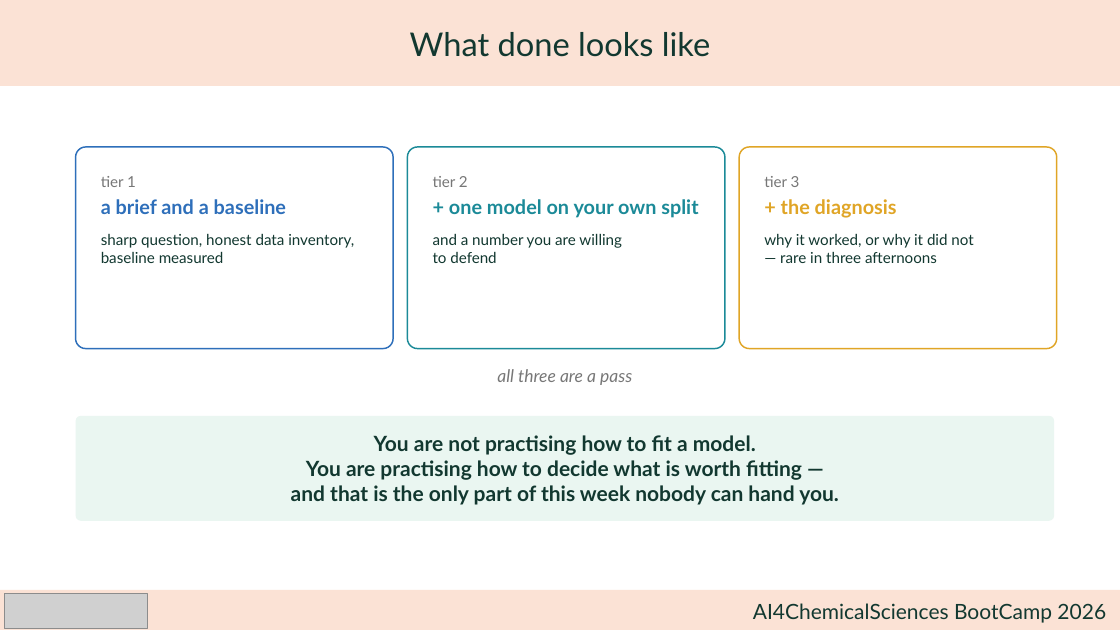
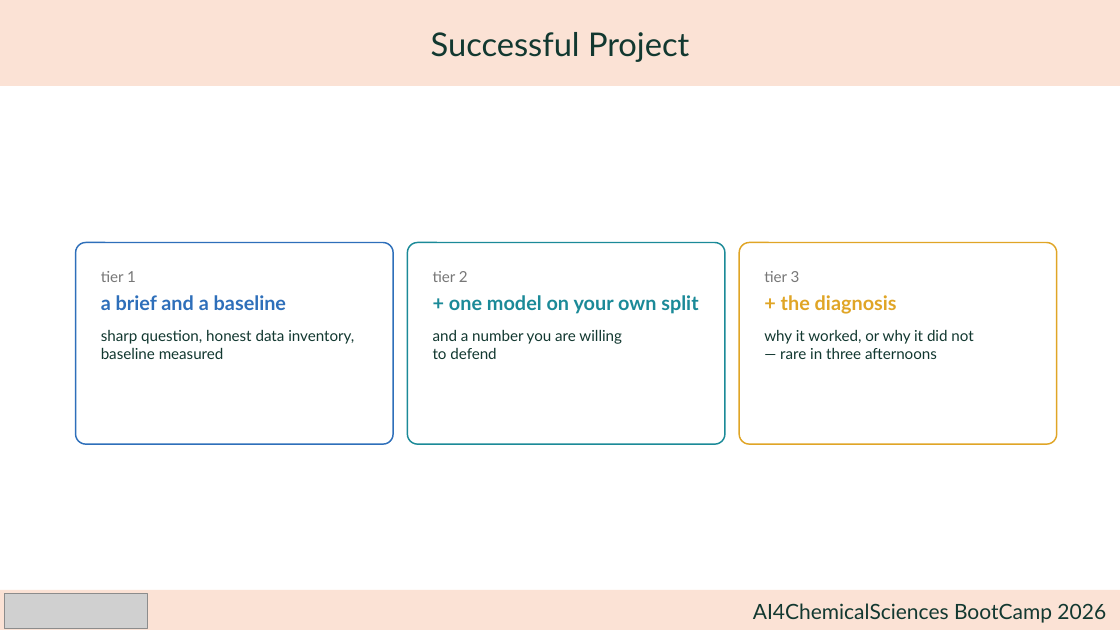
Before and after one commit to julschleinitz/ai4chemistry-bootcamp, a slide deck: slide 20 of personnal_project_1/hackathon_kickoff-frame-your-project_vf.pptx (slide 21 before the commit). Drawn at 1120x630 pixels with LibreOffice and Linux fonts; fonts in the diff are those of the drawing; grey boxes stand for pictures. Boxes give left, top, right and bottom in pixels: in the first picture for what was removed or moved away, otherwise in the second. Text is boxed around its words. In the diff, an @@ line names an element or a change of style, - is before the commit and + after.

Commit message:
personnal projects

```diff
--- a/personnal_project_1/hackathon_kickoff-frame-your-project_vf.pptx
+++ b/personnal_project_1/hackathon_kickoff-frame-your-project_vf.pptx
@@ text in rectangle at (431, 32, 689, 62): text changed @@
-What done looks like
+Successful Project
@@ 3 texts, 3 rounded rectangles: place and size @@
-3 texts, 3 rounded rectangles at (76, 147, 1057, 349)
+3 texts, 3 rounded rectangles at (76, 243, 1057, 444)
@@ text removed at (497, 369, 632, 385) @@
-all three are a pass
@@ rounded rectangle removed at (76, 416, 1054, 521) @@
-You are not practising how to fit a model.
-You are practising how to decide what is worth fitting —
-and that is the only part of this week nobody can hand you.
```
Also in this commit, not shown: 5 other slides changed, 1 slide removed, 2 other files.
